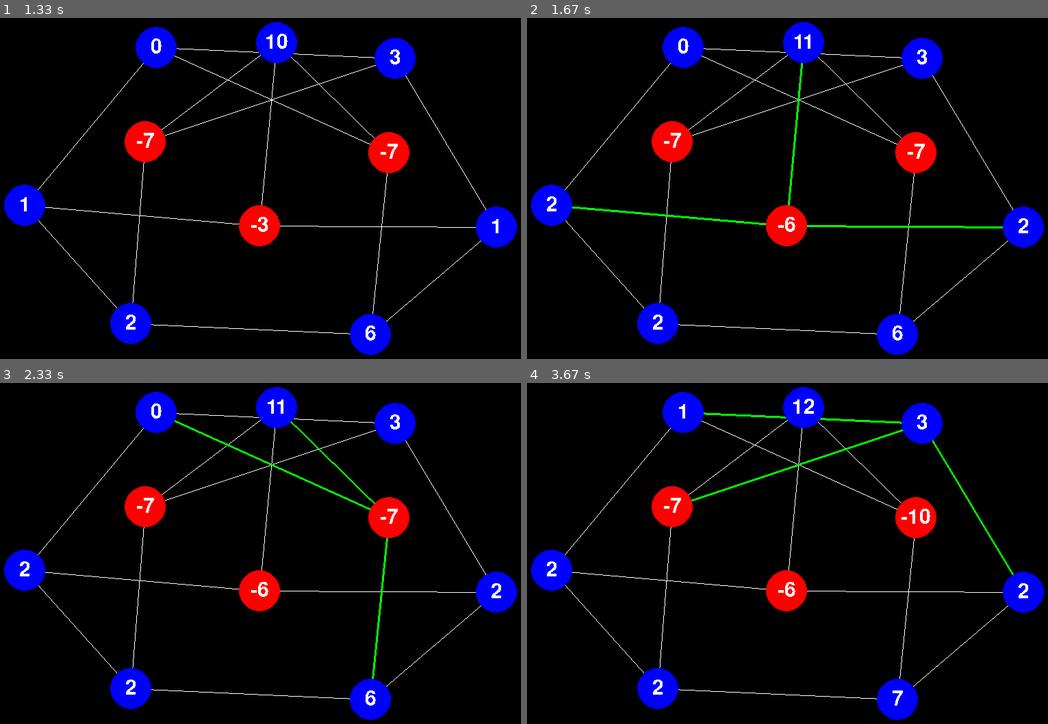
Above: before the commit, frames 1-4 (two rows, left to right).
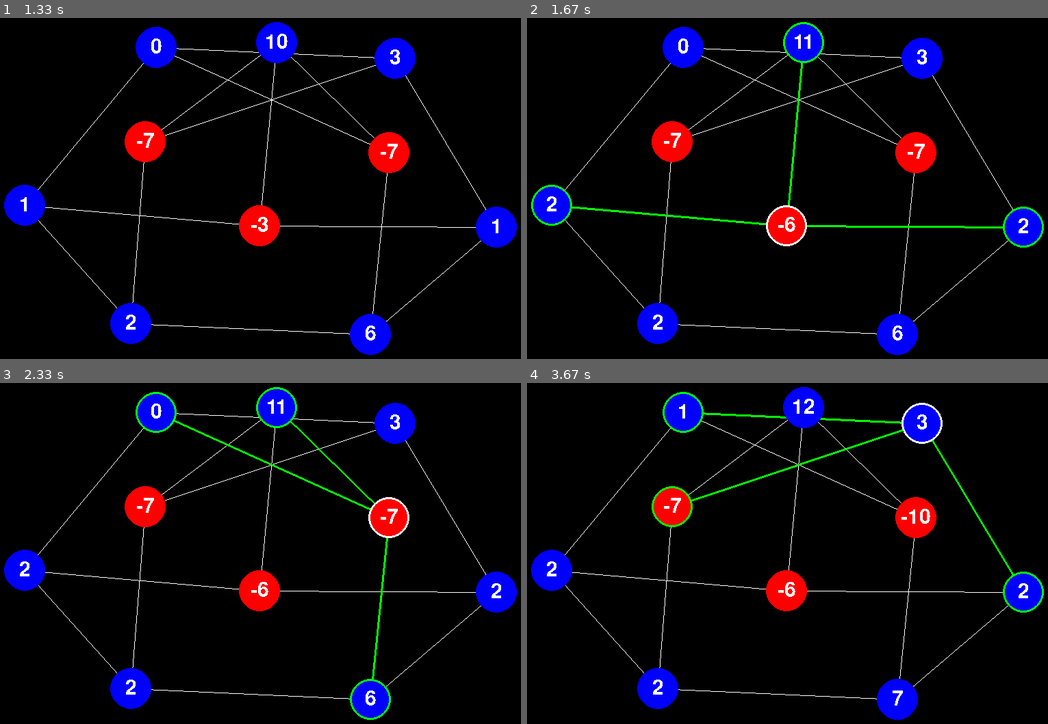
Above: after the commit, the same moments.

Repository: imoea/pygame
Game: pygame game, started from TheDollarGame/main.py
Same seed, same stepped clock (60 frames per second), same inputs: the game is played once before the commit and once after it.
Inputs (mouse positions are in pixels of both pictures, inside the frame that each line leads up to):
- Up to frame 1 (1.33 s): no input
- Up to frame 2 (1.67 s): press the mouse at (797, 219) at 1.37 s; move the mouse to (792, 222) at 1.47 s; release the mouse at (792, 226) at 1.6 s
- Up to frame 3 (2.33 s): click (468, 696) at 1.87 s; move the mouse to (375, 509) at 2.23 s
- Up to frame 4 (3.67 s): click (902, 509) at 2.4 s; click (615, 580) at 2.95 s; click (912, 440) at 3.57 s

Frame 1 is identical in both runs. In frame 2, 0.5% of the frame differs, in the area x 0-100%, y 1-68%; in frame 3, 0.5%; in frame 4, 0.5%.

Commit message:
added more configurability

Diff:
--- a/TheDollarGame/main.py
+++ b/TheDollarGame/main.py
@@ -27,7 +27,8 @@
 
 class Game():
     """ game class """
-    __slots__ = ('graph', 'focus', 'money', 'moves', 'nodes', 'pos')
+    __slots__ = ('graph', 'focus', 'money', 'moves', 'nodes', 'pos',
+                 'prev_state', 'curr_state')
 
     def __init__(self, height, width, graph, *args):
         """ initialise the game state """
@@ -59,6 +60,9 @@
         for _ in range(n_edges):
             self.make_donation(random.choice(self.nodes))
 
+        self.prev_state = 0
+        self.curr_state = 2
+
 
     def set_difficulty(self, donations):
         """ increase the difficulty by making more random donations """
@@ -99,17 +103,28 @@
             text = Text(self.money[node], self.pos[node], WHITE)
             console.blit(text.surface, text)
 
+        # highlight nodes adjacent to the node in focus
+        if self.focus is not None:
+            node = self.focus
+            pygame.draw.circle(console, WHITE, self.pos[node], RADIUS, 3)
+            for nbr in self.graph.neighbors(node):
+                pygame.draw.circle(console, GREEN, self.pos[nbr], RADIUS, 3)
+
 
     def update(self, event):
         """ update the game state """
         for node, pos in enumerate(self.pos):
             if sum((pos - np.array(event.mousexy))**2) < RADIUS2:
+                self.prev_state = self.curr_state
+                self.curr_state = 2 if self.focus != node else 1
                 self.focus = node
                 if event.mousebutton == 1:
                     self.make_donation(node, move=1)
+                    self.curr_state = 2
                 break
         else:
             self.focus = None
+            self.prev_state, self.curr_state = self.curr_state, 0
 
 
 class Text(pygame.Rect):
@@ -181,9 +196,11 @@
 
     def render(self):
         """ render the game state """
-        self.console.fill(BLACK)
-        self.game.render(self.console)
-        pygame.display.update()
+        if engine.game.curr_state != engine.game.prev_state or\
+                engine.game.curr_state == 2:
+            self.console.fill(BLACK)
+            self.game.render(self.console)
+            pygame.display.update()
 
 
 graph = dict(PETERSEN=nx.petersen_graph,
@@ -199,7 +216,7 @@
     elif args.name == 'COMPLETE':
         params = [6 if args.n is None else args.n]
     elif args.name == 'STROGATZ':
-        params = [5 if args.n is None else args.n, args.e, args.p]
+        params = [10 if args.n is None else args.n, args.e, args.p]
     elif args.name == 'BARABASI':
         params = [10 if args.n is None else args.n, args.e]
 
@@ -215,13 +232,17 @@
                                 STROGATZ(n, e, p),
                                 BARABASI(n, e)""")
     parser.add_argument('-n', default=None, type=int,
-                        help='number of nodes')
+                        help='number of nodes (2 <= n <= 30)')
     parser.add_argument('-e', default=2, type=int,
-                        help='number of edges per node')
+                        help='number of edges per node (2 <= e <= 5)')
     parser.add_argument('-p', default=0.5, type=float,
-                        help='probability of rewiring')
+                        help='probability of rewiring (0 <= p <= 1)')
     parser.add_argument('-d', default=0, type=int,
-                        help='difficulty')
+                        help='difficulty (d >= 0)')
+    parser.add_argument('-res', default='800x600',
+                        help='resolution; default=800x600')
+    parser.add_argument('-size', default=30, type=int,
+                        help='node size; default=30')
     args = parser.parse_args()
 
     if args.name not in graph:
@@ -241,6 +262,10 @@
     """
     print(instructions)
 
+    # set window, node and font sizes
+    WIN_WIDTH, WIN_HEIGHT = map(int, args.res.split('x'))
+    FONT_SIZE = RADIUS = args.size
+
     engine = Engine()
     # start a new game
     engine.init(*get_graph_params(args))
@@ -253,5 +278,6 @@
         if engine.game.get_win():
             # start a new game with a new graph
             args.name = random.choice(list(graph))
+            args.d += 1  # increase difficulty(?)
             engine.init(*get_graph_params(args))
             engine.game.set_difficulty(args.d)
